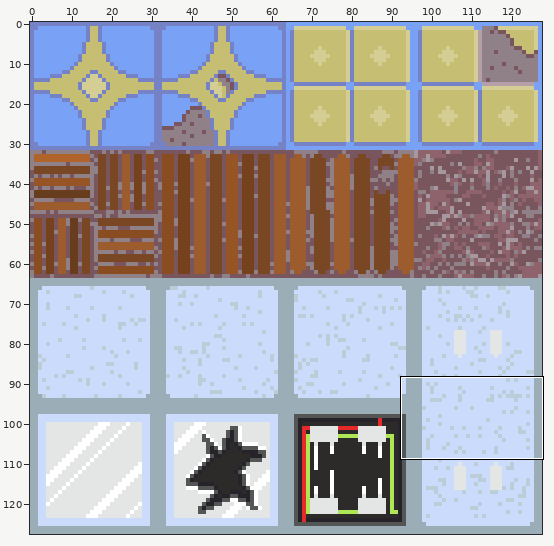
Sprite sheet, stored at 3D Pixel art/Wall Set/FloorTiles_RoofTilesAlbedo.png. Above: a wide view before the commit, with the close-up outlined.
Close-up. Old version:
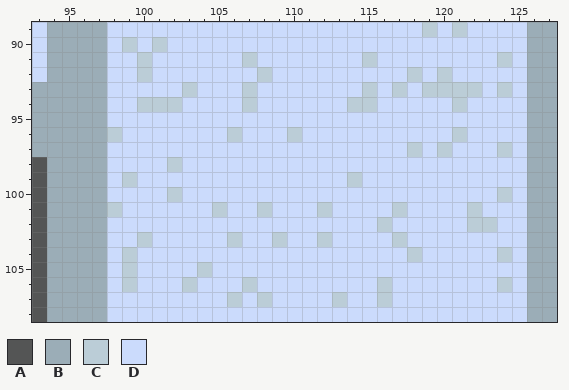
The file is 128x128 pixels. Shown: x 93..127, y 89..108. The commit also changed other parts of the picture, which this record leaves out.
Palette (. is transparent): A #545555  B #9badb7  C #bbcdd7  D #cbdbfc
Pixels before, first column x 93:
 89 DBBBBDDDDDDDDDDDDDDDDDDDDDCDCDDDDBB
 90 DBBBBDCDCDDDDDDDDDDDDDDDDDDDDDDDDBB
 91 DBBBBDDCDDDDDDCDDDDDDDCDDDDDDDDCDBB
 92 DBBBBDDCDDDDDDDCDDDDDDDDDCDCDDDDDBB
 93 BBBBBDDDDDCDDDCDDDDDDDCDCDCCCCDCDBB
 94 BBBBBDDCCCDDDDCDDDDDDCCDDDDDCDDDDBB
 95 BBBBBDDDDDDDDDDDDDDDDDDDDDDDDDDDDBB
 96 BBBBBCDDDDDDDCDDDCDDDDDDDDDDCDDDDBB
 97 BBBBBDDDDDDDDDDDDDDDDDDDDCDCDDDCDBB
 98 ABBBBDDDDCDDDDDDDDDDDDDDDDDDDDDDDBB
 99 ABBBBDCDDDDDDDDDDDDDDCDDDDDDDDDDDBB
100 ABBBBDDDDCDDDDDDDDDDDDDDDDDDDDDCDBB
101 ABBBBCDDDDDDCDDCDDDCDDDDCDDDDCDDDBB
102 ABBBBDDDDDDDDDDDDDDDDDDCDDDDDCCDDBB
103 ABBBBDDCDDDDDCDDCDDCDDDDCDDDDDDDDBB
104 ABBBBDCDDDDDDDDDDDDDDDDDDCDDDDDCDBB
105 ABBBBDCDDDDCDDDDDDDDDDDDDDDDDDDDDBB
106 ABBBBDCDDDCDDDCDDDDDDDDCDDDDDDDCDBB
107 ABBBBDDDDDDDDCDCDDDDCDDCDDDDDDDDDBB
108 ABBBBDDDDDDDDDDDDDDDDDDDDDDDDDDDDBB
And afterwards:
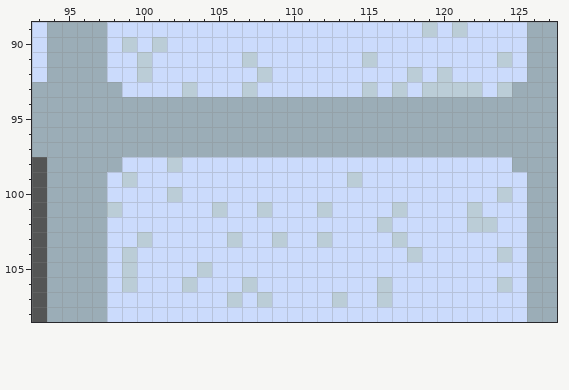
Difference:
{"y":93,"x":98,"old":"D","new":"B"}
{"y":93,"x":125,"old":"D","new":"B"}
{"y":94,"x":98,"old":"DDCCCDDDDCDDDDDDCCDDDDDCDDDD","new":"BBBBBBBBBBBBBBBBBBBBBBBBBBBB"}
{"y":95,"x":98,"old":"DDDDDDDDDDDDDDDDDDDDDDDDDDDD","new":"BBBBBBBBBBBBBBBBBBBBBBBBBBBB"}
{"y":96,"x":98,"old":"CDDDDDDDCDDDCDDDDDDDDDDCDDDD","new":"BBBBBBBBBBBBBBBBBBBBBBBBBBBB"}
{"y":97,"x":98,"old":"DDDDDDDDDDDDDDDDDDDDCDCDDDCD","new":"BBBBBBBBBBBBBBBBBBBBBBBBBBBB"}
{"y":98,"x":98,"old":"D","new":"B"}
{"y":98,"x":125,"old":"D","new":"B"}
{"label":"changed","picture_box":[107,82,527,172]}
